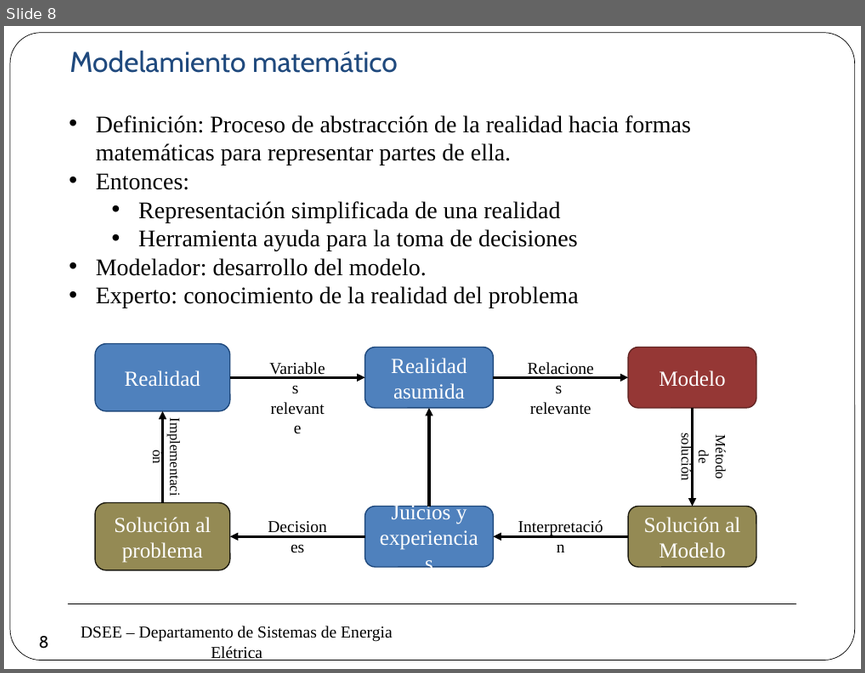
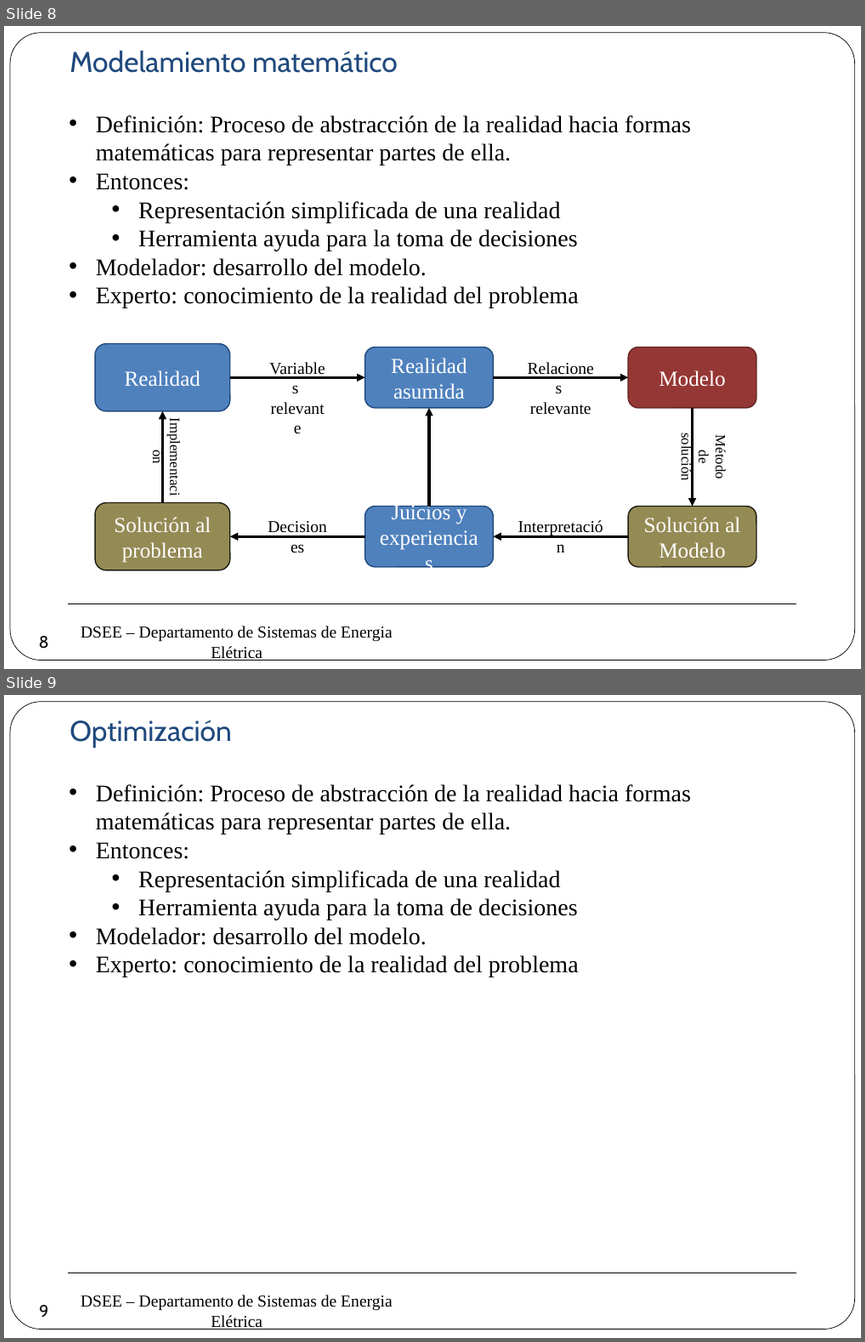
Before and after one commit to erikfilias/Power-Systems-Optimization-using-Julia-Language, a slide deck: 1. Lectures/Introducción a la Optimización aplicada a Sistemas de Energía Eléctrica/Dia 1/2. Modelamiento & Optimización.pptx. Shown one above the other, each under a label of ours: slide 8 before the commit, slides 8 and 9 after it. The pictures are 865x673 and 865x1342 pixels, drawn with LibreOffice and Linux fonts; fonts in the diff are those of the drawing; background and template pictures are left out. Boxes give left, top, right and bottom in pixels: in the first picture for what was removed or moved away, otherwise in the second. Text is boxed around its words. In the diff, an @@ line names an element or a change of style, - is before the commit and + after.

```diff
--- a/1. Lectures/Introducción a la Optimización aplicada a Sistemas de Energía Eléctrica/Dia 1/2. Modelamiento & Optimización.pptx
+++ b/1. Lectures/Introducción a la Optimización aplicada a Sistemas de Energía Eléctrica/Dia 1/2. Modelamiento & Optimización.pptx
@@ slide 9 added at box(4, 695, 861, 1338), background #FFFFFF; not listed: 3 template elements that a slide beside it also shows @@
@@ text added at box(69, 720, 232, 748), 24 pt, text #1F497D @@
+Optimización
@@ text added at box(96, 784, 691, 977), 20 pt, text #000000 @@
+• Definición: Proceso de abstracción de la realidad hacia formas matemáticas para representar partes de ella.
+• Entonces:
+  • Representación simplificada de una realidad
+  • Herramienta ayuda para la toma de decisiones
+• Modelador: desarrollo del modelo.
+• Experto: conocimiento de la realidad del problema
@@ page number added at box(28, 1294, 61, 1327), 14 pt, text #000000 @@
+9
```
Also in this commit, not shown: 1 slide changed, 10 other slides added.
